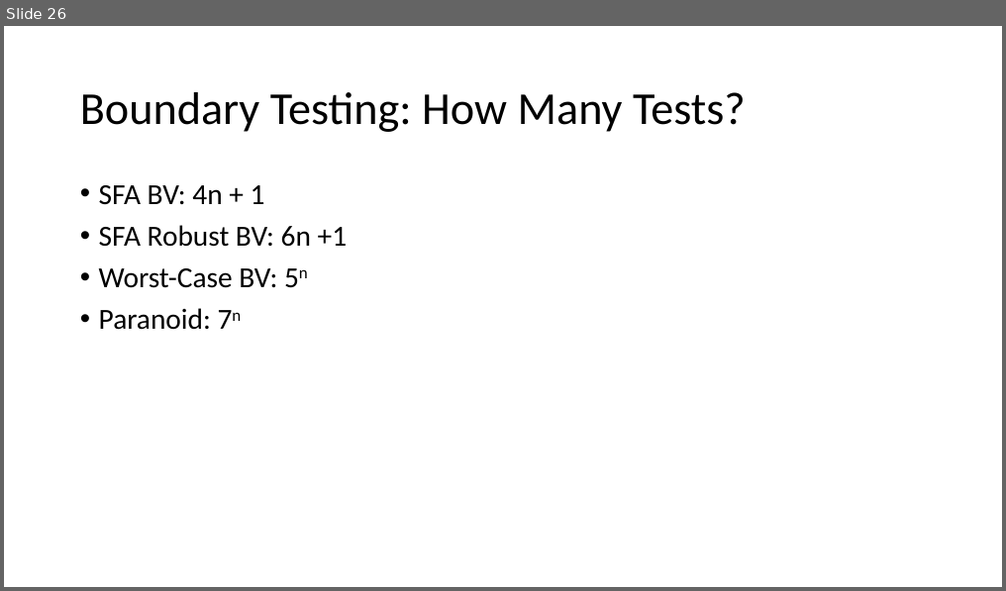
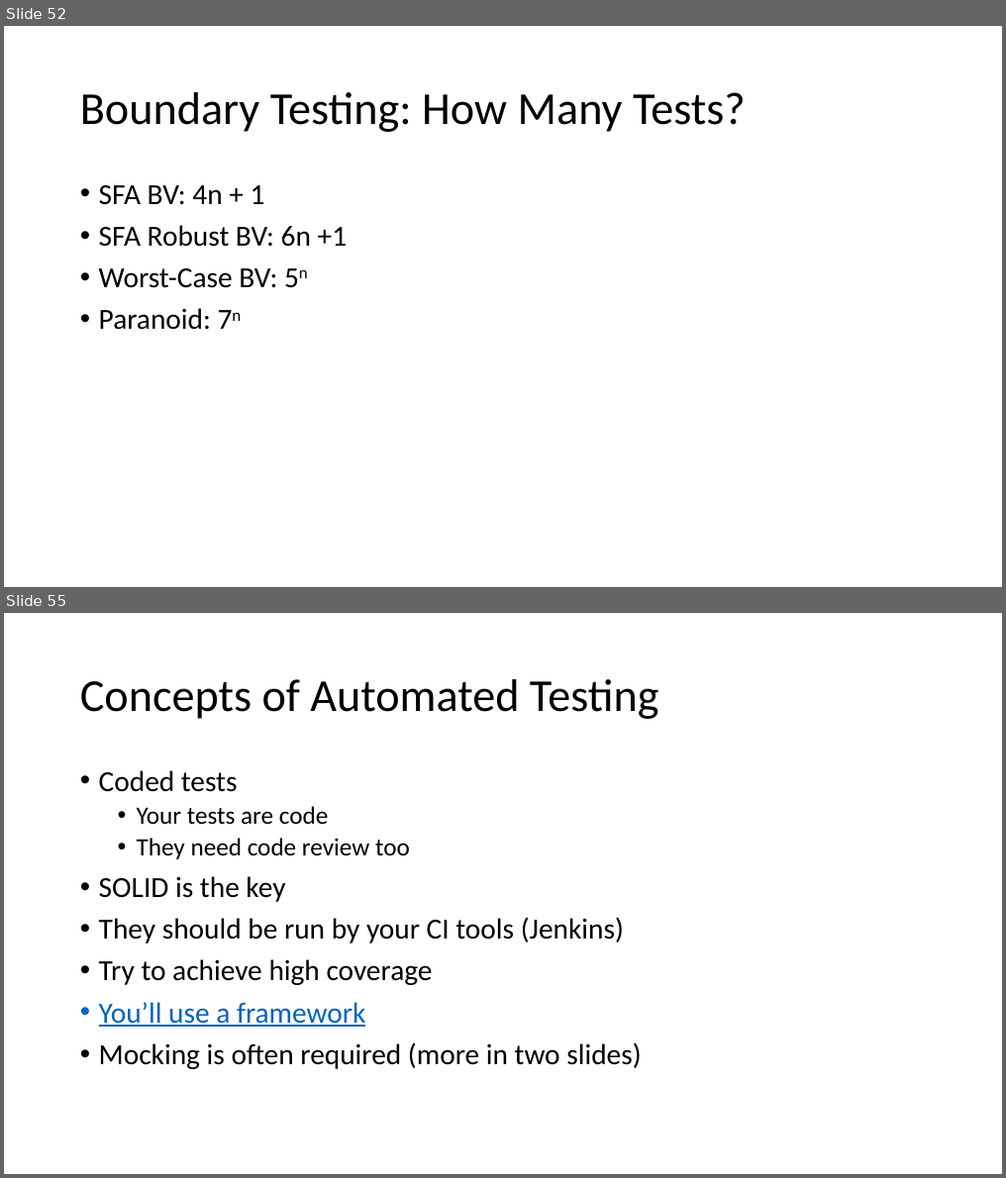
Before and after one commit to donaldsawyer/phdata-tdd-r, a slide deck: tdd_test_r.pptx. Shown one above the other, each under a label of ours: slide 26 before the commit, slides 52 and 55 after it; the slides between them are not shown. The pictures are 1006x591 and 1006x1178 pixels, drawn with LibreOffice and Linux fonts; fonts in the diff are those of the drawing. Boxes give left, top, right and bottom in pixels: in the first picture for what was removed or moved away, otherwise in the second. Text is boxed around its words. In the diff, an @@ line names an element or a change of style, - is before the commit and + after.

```diff
--- a/tdd_test_r.pptx
+++ b/tdd_test_r.pptx
@@ slide 55 added at [4, 613, 1002, 1174], background #FFFFFF @@
@@ title added at [80, 679, 659, 719], 44 pt, text #000000 @@
+Concepts of Automated Testing
@@ text added at [99, 770, 641, 1069], 28 pt, text #000000 @@
+• Coded tests
+  • Your tests are code
+  • They need code review too
+• SOLID is the key
+• They should be run by your CI tools (Jenkins)
+• Try to achieve high coverage
+• You’ll use a framework
+• Mocking is often required (more in two slides)
@@ what was slide 26 is now slide 52 @@
```
Also in this commit, not shown: 21 other slides added.
